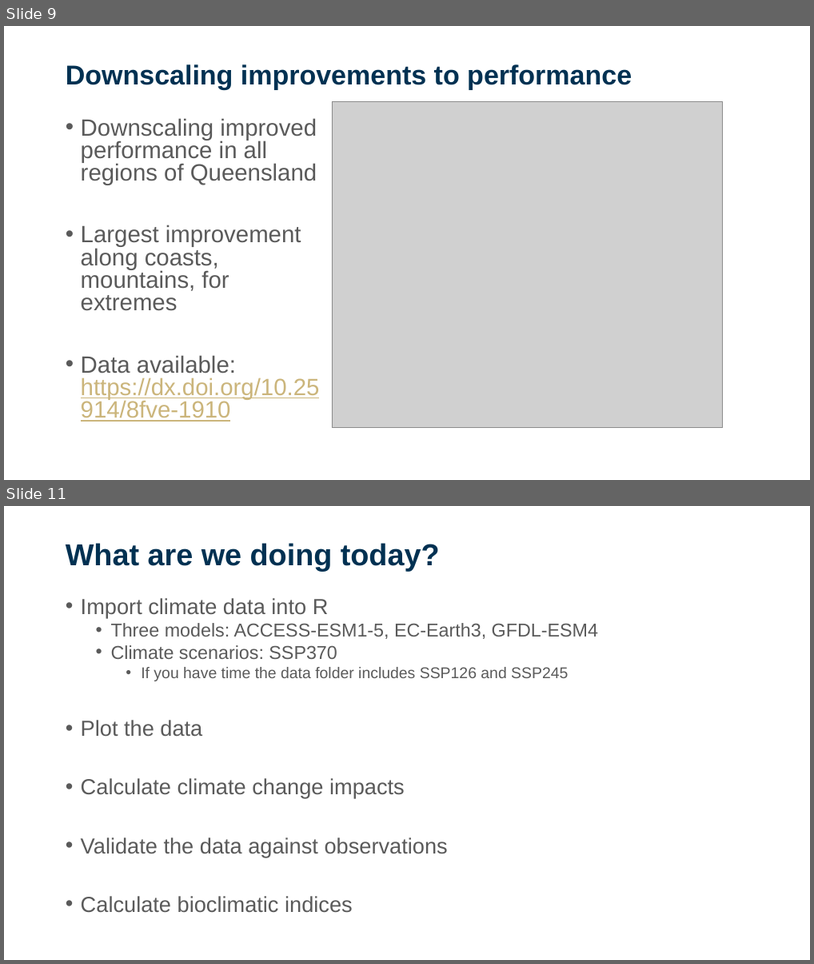
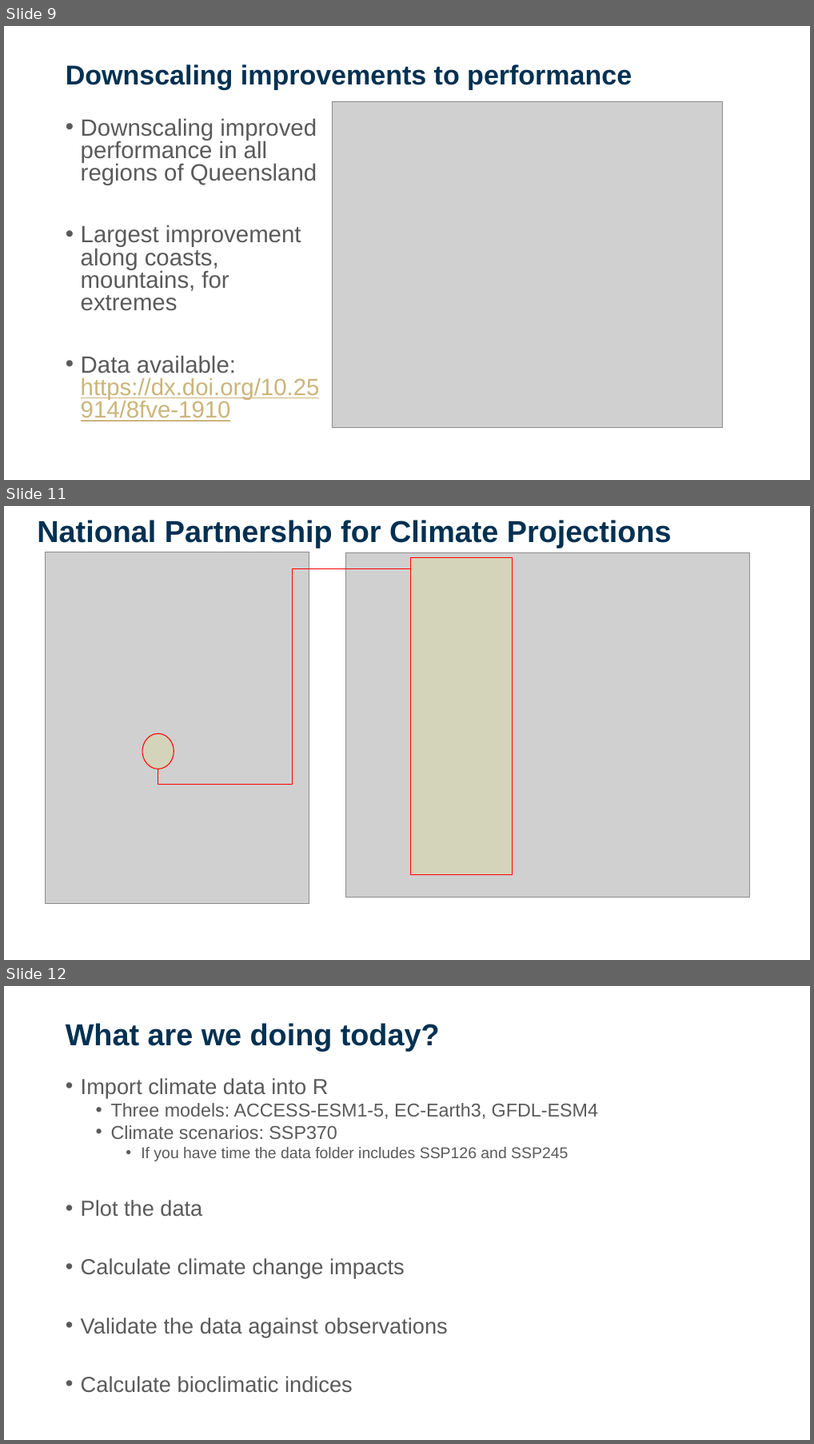
Before and after one commit to sdesrosiers1989/ICCB_Projections, a slide deck: ICCB2025_Session2_ClimateProjections.pptx. Shown one above the other, each under a label of ours: slides 9 and 11 before the commit, slides 9, 11 and 12 after it; the slides between them are not shown. The pictures are 814x964 and 814x1444 pixels, drawn with LibreOffice and Linux fonts; fonts in the diff are those of the drawing; grey boxes stand for pictures; background and template pictures are left out. Boxes give left, top, right and bottom in pixels: in the first picture for what was removed or moved away, otherwise in the second. Text is boxed around its words. In the diff, an @@ line names an element or a change of style, - is before the commit and + after.

```diff
--- a/ICCB2025_Session2_ClimateProjections.pptx
+++ b/ICCB2025_Session2_ClimateProjections.pptx
@@ slide 11 added at bbox=[4, 506, 810, 960], background picture (left out) @@
@@ text added at bbox=[37, 520, 672, 548], 36 pt, text #003152, bold @@
+National Partnership for Climate Projections
@@ picture added at bbox=[45, 552, 309, 904] @@
@@ picture added at bbox=[346, 552, 750, 896] @@
@@ elbow line added from (158, 768) to (411, 569), #FF0000 1 pt @@
@@ rectangle added at bbox=[411, 557, 513, 875], fill #FFFF00 at 10% opacity, outline #FF0000 1 pt @@
@@ ellipse added at bbox=[142, 733, 174, 768], fill #FFFF00 at 10% opacity, outline #FF0000 1 pt @@
@@ what was slide 11 is now slide 12 @@
```
Also in this commit, not shown: 4 slides changed, 2 other files.
